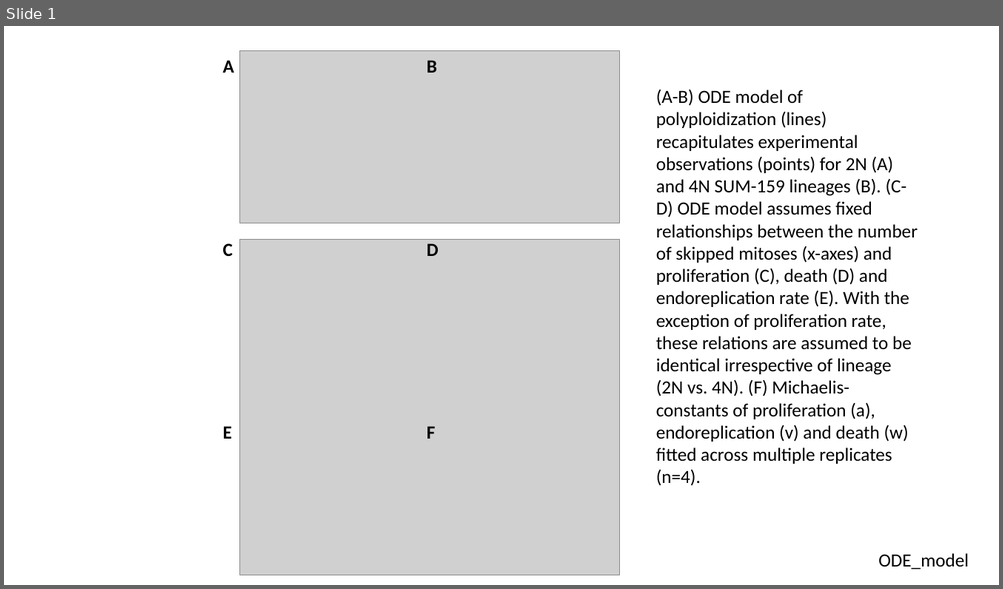
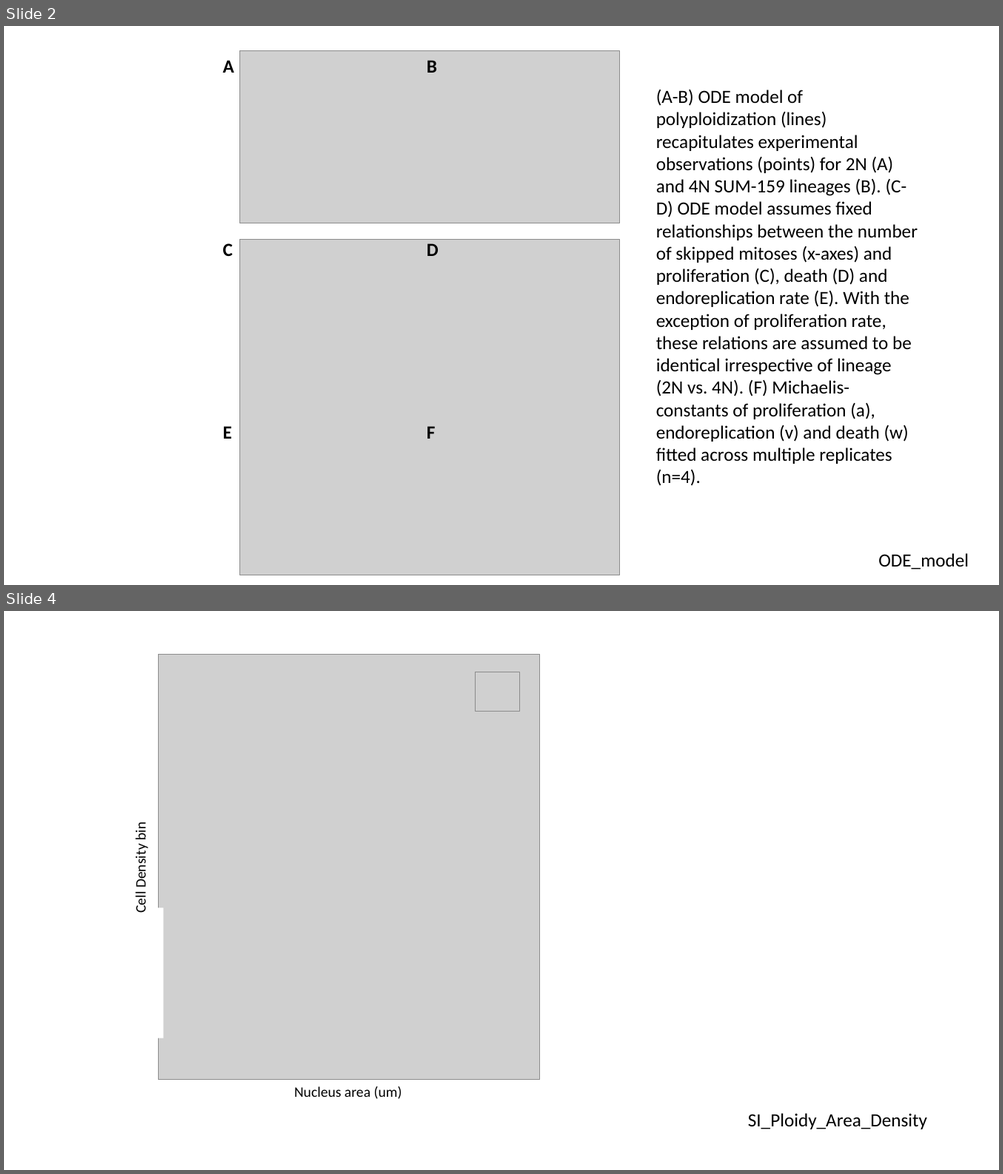
Before and after one commit to noemiandor/Gemcitabine-model, a slide deck: Figs/GemcitabinePaper_Figures.pptx. Shown one above the other, each under a label of ours: slide 1 before the commit, slides 2 and 4 after it; the slides between them are not shown. The pictures are 1003x589 and 1003x1174 pixels, drawn with LibreOffice and Linux fonts; fonts in the diff are those of the drawing; grey boxes stand for pictures. Boxes give left, top, right and bottom in pixels: in the first picture for what was removed or moved away, otherwise in the second. Text is boxed around its words. In the diff, an @@ line names an element or a change of style, - is before the commit and + after.

```diff
--- a/Figs/GemcitabinePaper_Figures.pptx
+++ b/Figs/GemcitabinePaper_Figures.pptx
@@ slide 4 added at [4,611,999,1170], background #FFFFFF @@
@@ picture added at [158,654,539,1079] @@
@@ picture added at [475,672,520,711] @@
@@ text added at [132,823,150,913], 14 pt, text #000000 @@
+Cell Density bin
@@ rectangle added at [153,908,164,1039], fill #FFFFFF @@
@@ text added at [294,1087,402,1099], 14 pt, text #000000 @@
+Nucleus area (um)
@@ text added at [748,1113,927,1130], 18 pt, text #000000 @@
+SI_Ploidy_Area_Density
@@ what was slide 1 is now slide 2 @@
```
Also in this commit, not shown: 4 other slides added, 5 other files.
